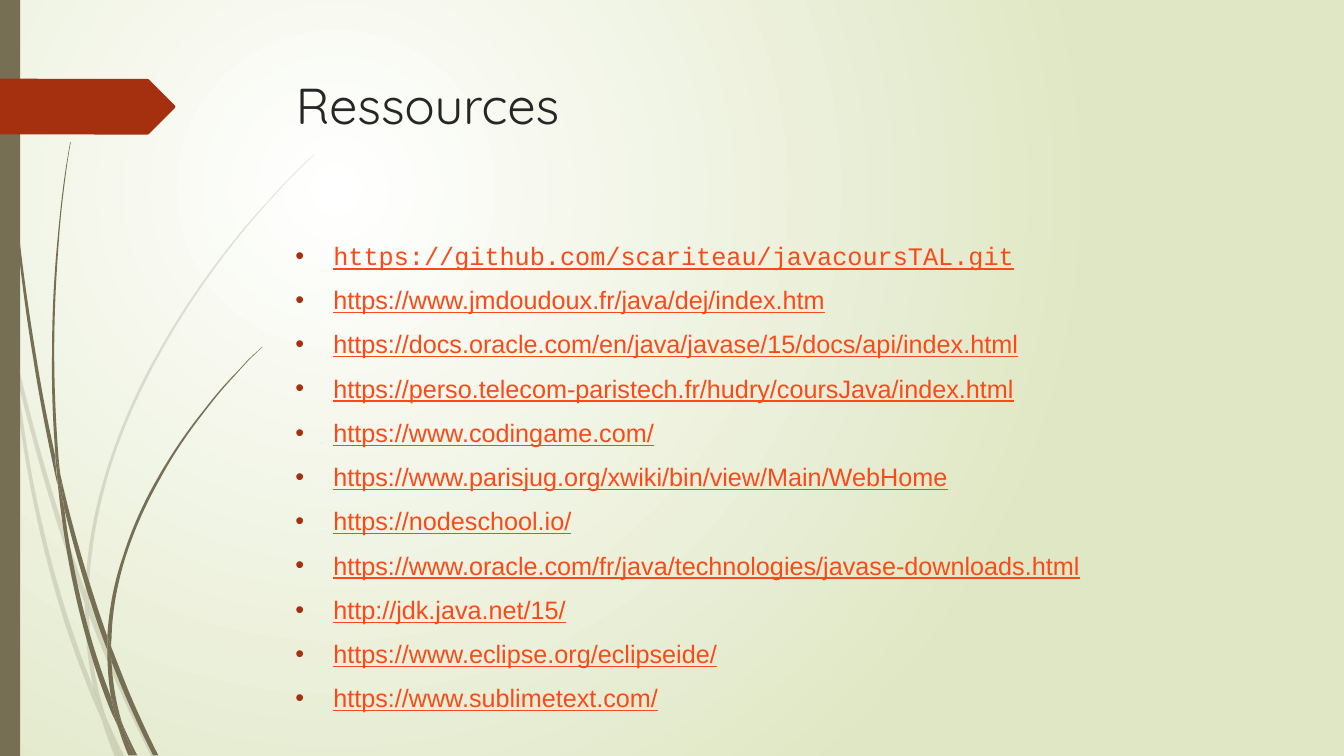
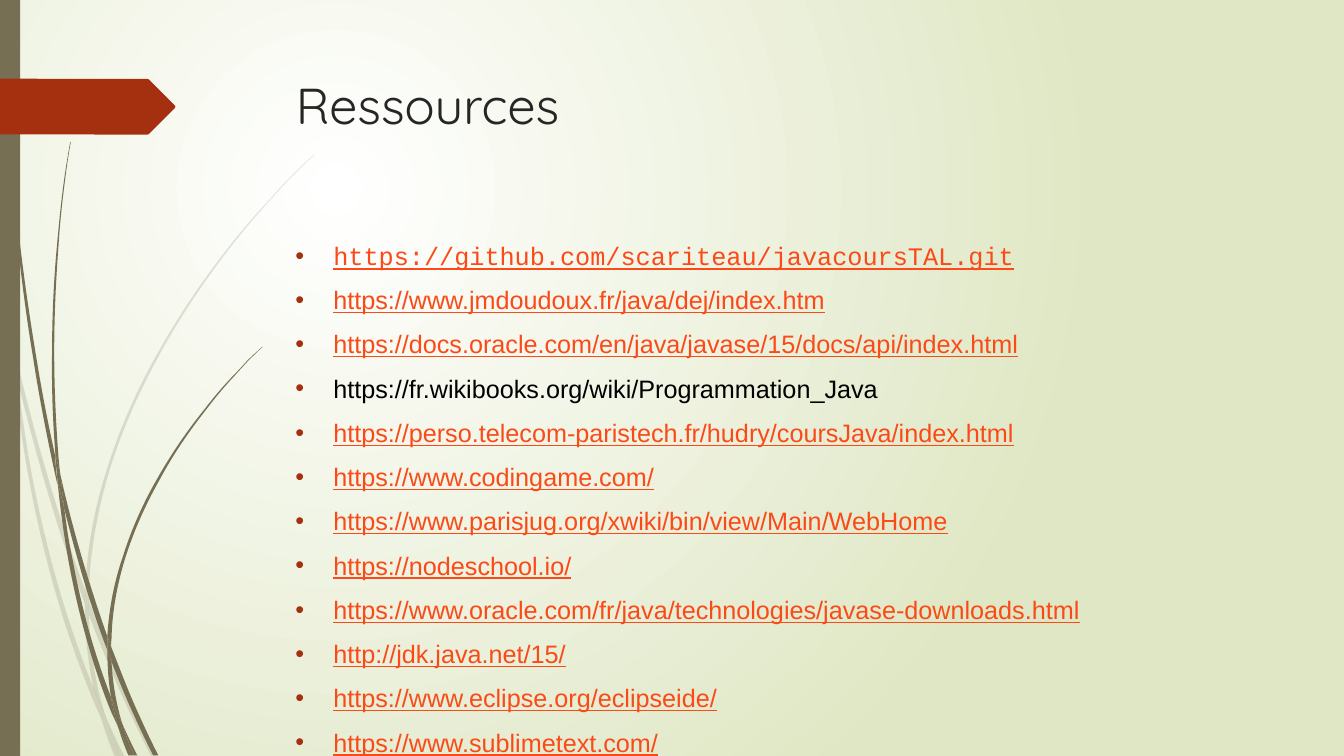
Before and after one commit to scariteau/javacoursTAL, a slide deck: slide 28 of src/coursJava.pptx. Drawn at 1344x756 pixels with LibreOffice and Linux fonts; fonts in the diff are those of the drawing. Boxes give left, top, right and bottom in pixels: in the first picture for what was removed or moved away, otherwise in the second. Text is boxed around its words. In the diff, an @@ line names an element or a change of style, - is before the commit and + after.

```diff
--- a/src/coursJava.pptx
+++ b/src/coursJava.pptx
@@ text at (333, 379, 877, 403): paragraph added @@
+• https://fr.wikibooks.org/wiki/Programmation_Java
```
Also in this commit, not shown: 1 other file.
